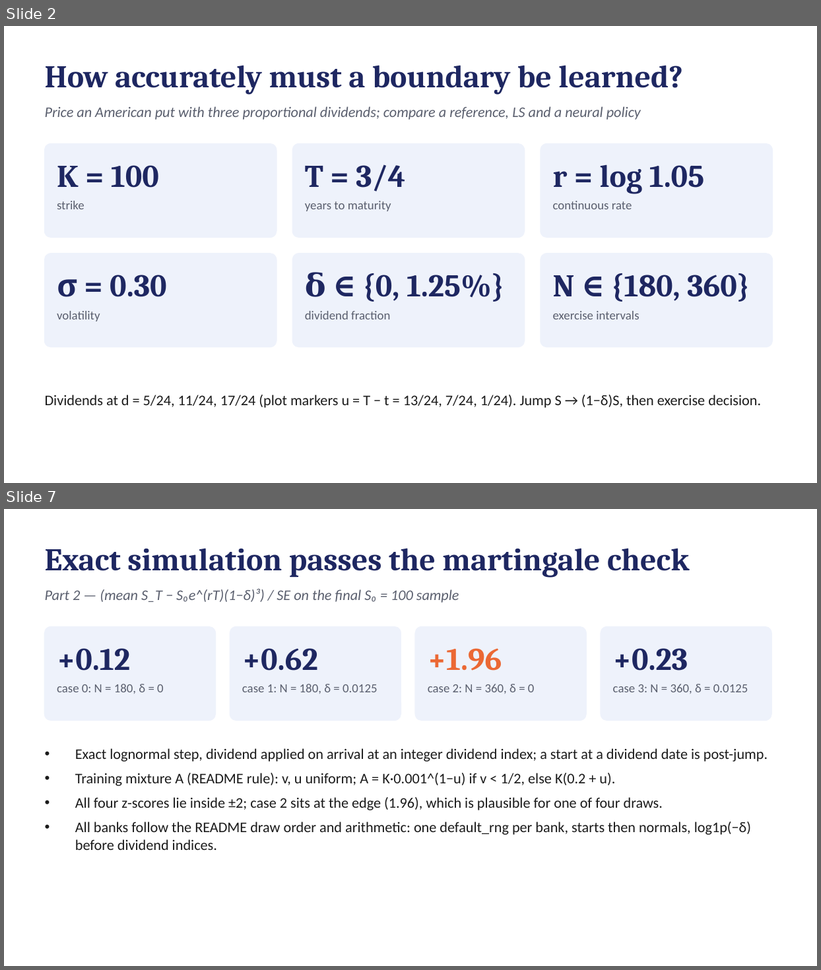
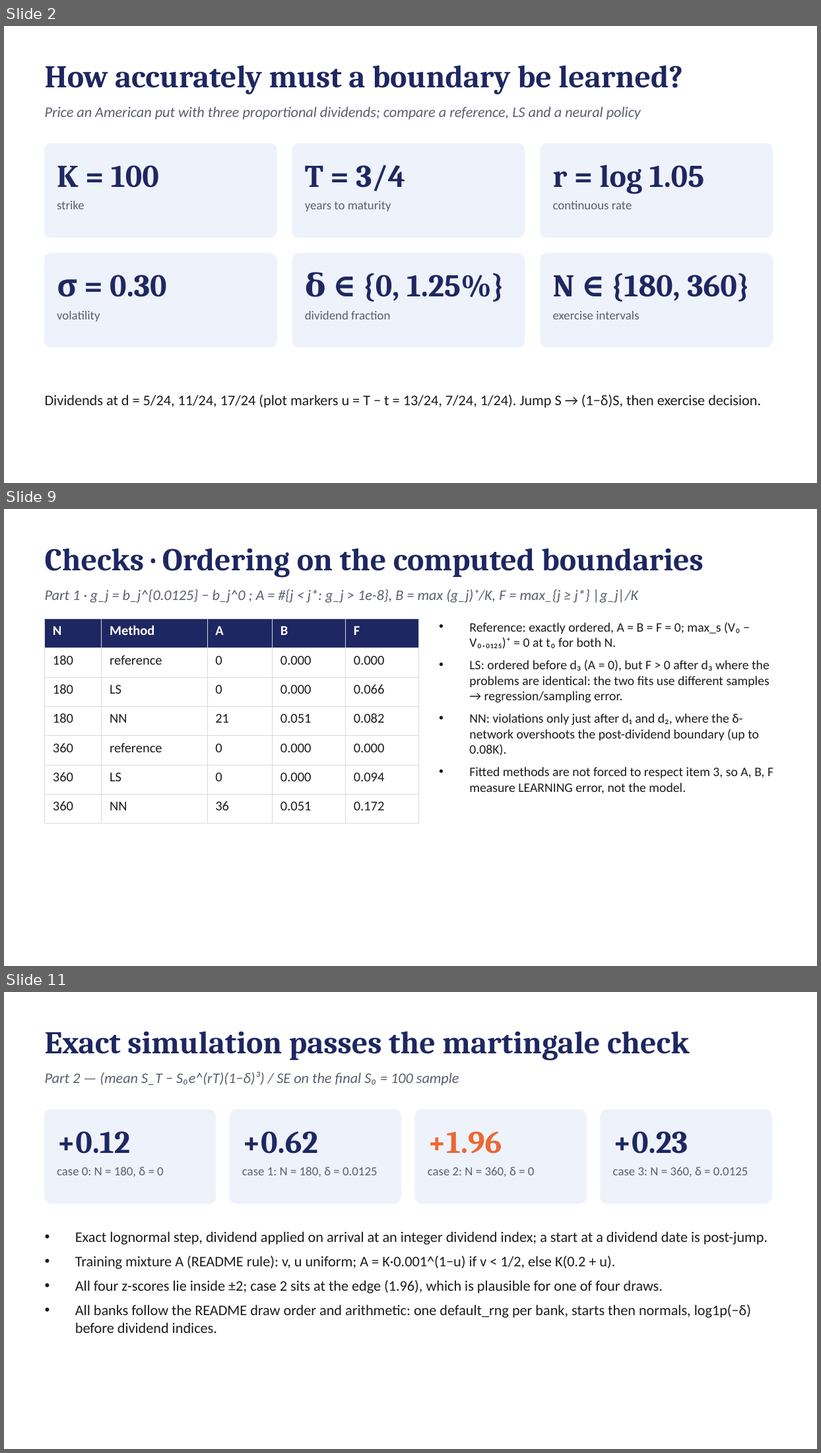
Before and after one commit to AditiJoshi12/MTH9821-NLA-HW1, a slide deck: slides.pptx. Shown one above the other, each under a label of ours: slides 2 and 7 before the commit, slides 2, 9 and 11 after it; the slides between them are not shown. The pictures are 821x970 and 821x1453 pixels, drawn with LibreOffice and Linux fonts; fonts in the diff are those of the drawing. Boxes give left, top, right and bottom in pixels: in the first picture for what was removed or moved away, otherwise in the second. Text is boxed around its words. In the diff, an @@ line names an element or a change of style, - is before the commit and + after.

Commit message:
Final: Part 1 slides, contributions

```diff
--- a/slides.pptx
+++ b/slides.pptx
@@ slide 9 added at <box>4,509,817,966</box>, background #FFFFFF @@
@@ text added at <box>45,548,704,577</box>, 28 pt, text #1E2761, bold @@
+Checks · Ordering on the computed boundaries
@@ text added at <box>45,590,638,603</box>, 13 pt, text #5A5F6E, italic @@
+Part 1 · g_j = b_j^{0.0125} − b_j^0 ; A = #{j < j*: g_j > 1e-8}, B = max (g_j)⁺/K, F = max_{j ≥ j*} |g_j|/K
@@ table added at <box>45,619,418,824</box>, 7 rows, 5 columns @@
+N | Method | A | B | F
+180 | reference | 0 | 0.000 | 0.000
+180 | LS | 0 | 0.000 | 0.066
+180 | NN | 21 | 0.051 | 0.082
+360 | reference | 0 | 0.000 | 0.000
+360 | LS | 0 | 0.000 | 0.094
+360 | NN | 36 | 0.051 | 0.172
@@ text added at <box>469,623,774,794</box>, 11.5 pt, text #1B1B1B @@
+• Reference: exactly ordered, A = B = F = 0; max_s (V₀ − V₀.₀₁₂₅)⁺ = 0 at t₀ for both N.
+• LS: ordered before d₃ (A = 0), but F > 0 after d₃ where the problems are identical: the two fits use different samples → regression/sampling error.
+• NN: violations only just after d₁ and d₂, where the δ-network overshoots the post-dividend boundary (up to 0.08K).
+• Fitted methods are not forced to respect item 3, so A, B, F measure LEARNING error, not the model.
@@ what was slide 7 is now slide 11 @@
```
Also in this commit, not shown: 5 slides changed, 4 other slides added, 1 slide removed, 19 other files.
